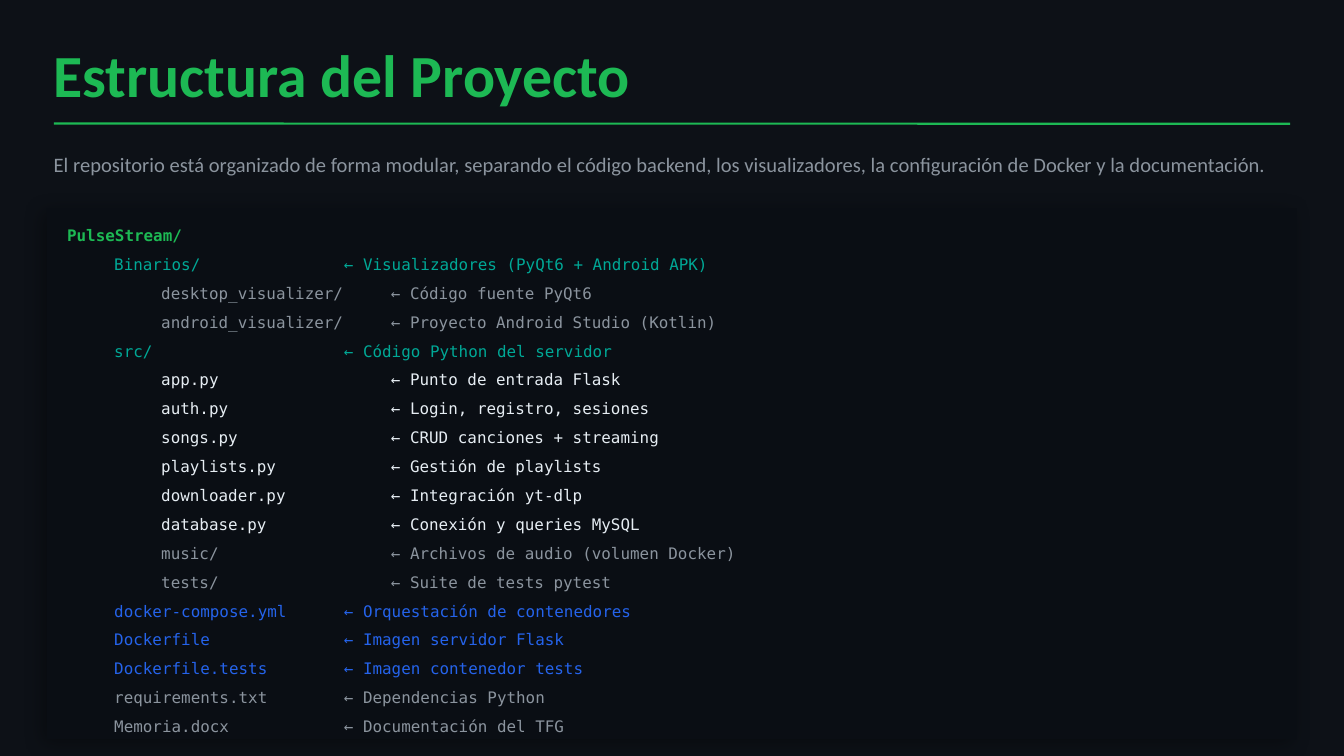
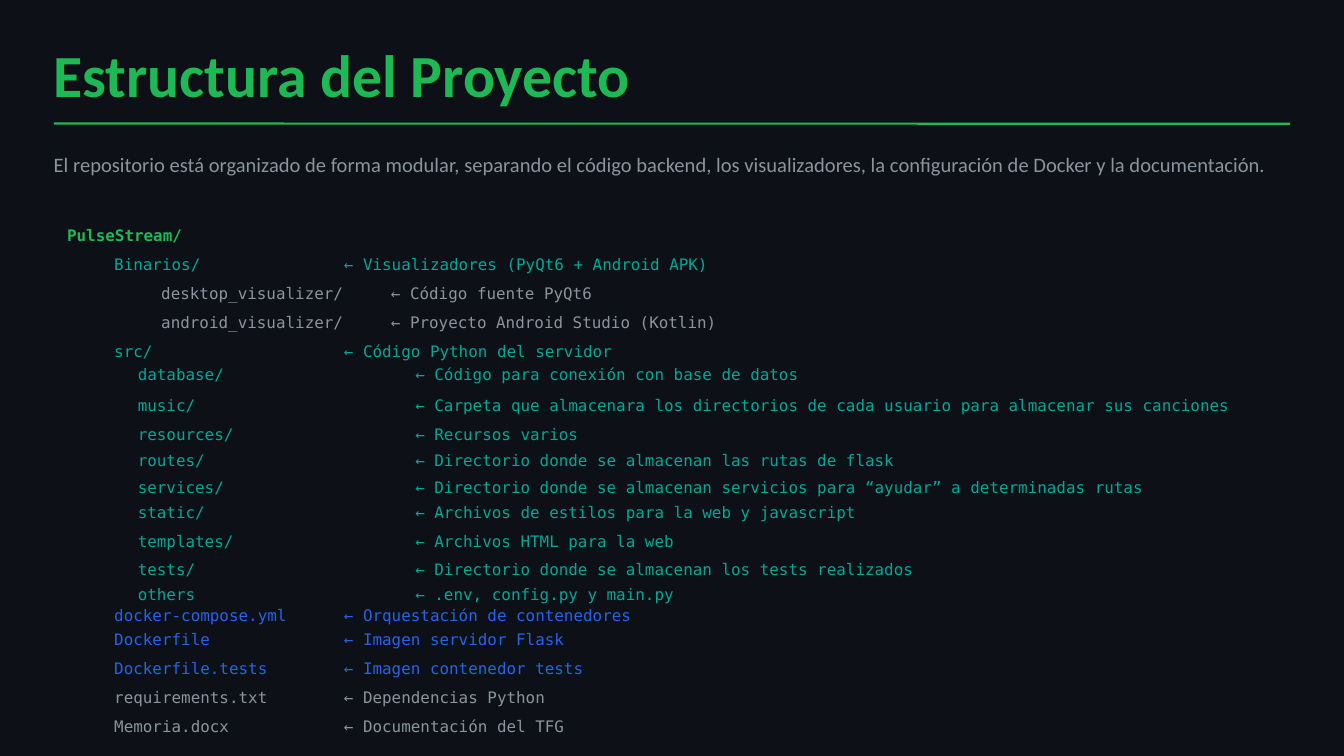
Before and after one commit to ByKoan/MusicCloudServer_TFG, a slide deck: slide 18 of Presentacion.pptx. Drawn at 1344x756 pixels with LibreOffice and Linux fonts; fonts in the diff are those of the drawing. Boxes give left, top, right and bottom in pixels: in the first picture for what was removed or moved away, otherwise in the second. Text is boxed around its words. In the diff, an @@ line names an element or a change of style, - is before the commit and + after.

```diff
--- a/Presentacion.pptx
+++ b/Presentacion.pptx
@@ rectangle removed at <box>47,208,1297,739</box> @@
@@ text added at <box>138,367,798,384</box>, 8.5 pt, text #00A896 @@
+database/ ← Código para conexión con base de datos
@@ text removed at <box>161,373,621,389</box> @@
-app.py ← Punto de entrada Flask
@@ text added at <box>138,399,1229,414</box>, 8.5 pt, text #00A896 @@
+music/ ← Carpeta que almacenara los directorios de cada usuario para almacenar sus canciones
@@ text removed at <box>161,402,650,418</box> @@
-auth.py ← Login, registro, sesiones
@@ text added at <box>138,428,578,442</box>, 8.5 pt, text #00A896 @@
+resources/ ← Recursos varios
@@ text removed at <box>161,431,659,447</box> @@
-songs.py ← CRUD canciones + streaming
@@ text added at <box>138,454,894,468</box>, 8.5 pt, text #00A896 @@
+routes/ ← Directorio donde se almacenan las rutas de flask
@@ text removed at <box>161,459,601,476</box> @@
-playlists.py ← Gestión de playlists
@@ text added at <box>138,481,1143,497</box>, 8.5 pt, text #00A896 @@
+services/ ← Directorio donde se almacenan servicios para “ayudar” a determinadas rutas
@@ text added at <box>138,506,856,522</box>, 8.5 pt, text #00A896 @@
+static/ ← Archivos de estilos para la web y javascript
@@ text removed at <box>161,488,582,505</box> @@
-downloader.py ← Integración yt-dlp
@@ text added at <box>138,535,674,550</box>, 8.5 pt, text #00A896 @@
+templates/ ← Archivos HTML para la web
@@ text removed at <box>161,517,640,534</box> @@
-database.py ← Conexión y queries MySQL
@@ text at <box>138,563,913,577</box>: text changed; text colour #8B949E to #00A896 @@
-tests/ ← Suite de tests pytest
+tests/ ← Directorio donde se almacenan los tests realizados
@@ text removed at <box>161,547,735,561</box> @@
-music/ ← Archivos de audio (volumen Docker)
@@ text added at <box>138,588,674,604</box>, 8.5 pt, text #00A896 @@
+others ← .env, config.py y main.py
@@ text "docker-compose.yml ← Orquestación de contenedores": place and size @@
-text "docker-compose.yml ← Orquestación de contenedores" at <box>114,604,631,620</box>
+text "docker-compose.yml ← Orquestación de contenedores" at <box>114,608,631,625</box>
```
Also in this commit, not shown: 6 other slides changed.
